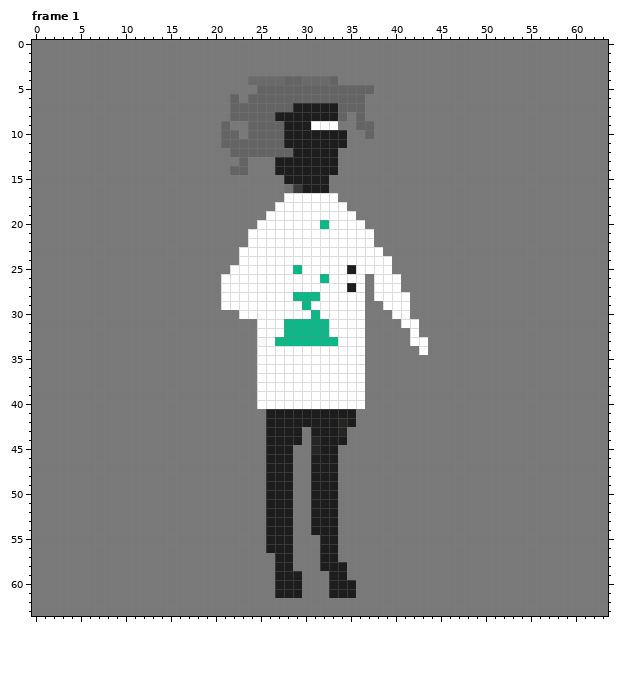
Two versions of one animated GIF sprite, Econarchy/graphics/enemies/ideas/madScientist.gif. Above is the file before it was changed.
The file is 64x64 pixels, 4 frames. Colours within 5 levels of each other are drawn and written as one. Shown: frame 1. The commit also changed other frames, which this record leaves out.
The result:
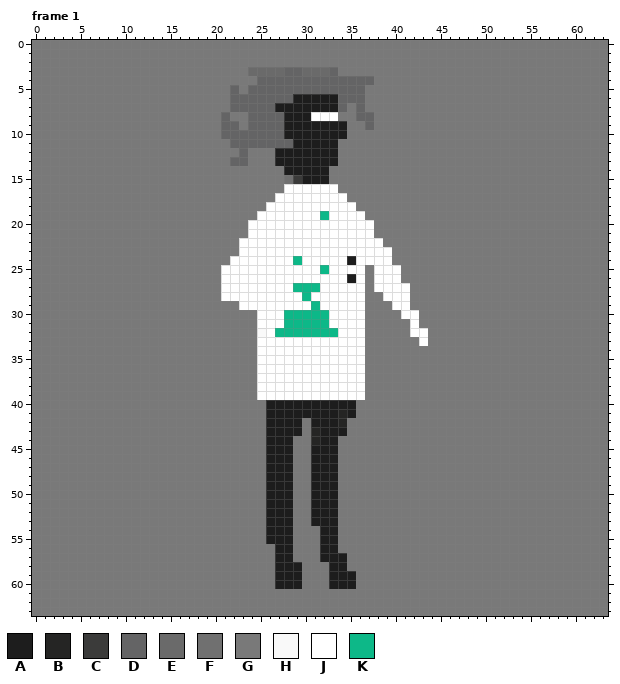
Palette (. is transparent): A #1d1d1d  B #252524  C #3b3b3a  D #646465  E #6a6a6a  F #707070  G #797979  H #f9f9f9  J #ffffff  K #0db888
The author wrote: All he wants to do is make you BOUNCE
Diff:
Frame 1:
The author changed colour B to colour A in row 43 at x 34; in row 45 at x 31.
The author changed colour D to colour A in row 6 at x 29 to 33; in row 7 at x 27 to 28; in row 12 at x 27 to 28.
The author changed colour G to colour A in row 9 at x 34; in row 57 at x 34; in row 58 at x 29; in row 59 at x 35.
The author changed colour J to colour A in row 9 at x 31 to 33; in row 24 at x 35; in row 26 at x 35; in row 40 at x 26 to 35.
The author changed colour A to colour B in row 41 at x 34; in row 43 at x 31.
The author changed colour A to colour C in row 15 at x 29.
The author changed colour A to colour D in row 8 at x 27; in row 11 at x 28.
The author changed colour E to colour D in row 4 at x 25 to 27 and 30 to 32.
The author changed colour G to colour D in row 3 at x 28 to 29 and 33; in row 4 at x 34 to 37; in row 5 at x 22 and 24; in row 6 at x 23; in row 8 at x 21 and 37; in row 9 at x 22.
The author changed colour G to colour D in row 10 at x 23; in row 13 at x 22.
The author changed colour G to colour E in row 3 at x 24 to 27 and 30 to 32.
The author changed colour A to colour F in row 15 at x 28.
The author changed colour A to colour G in row 11 at x 34; in row 14 at x 27 and 33; in row 42 at x 30 and 35; in row 44 at x 29 and 34; in row 54 at x 31; in row 56 at x 26.
The author changed colour A to colour G in row 58 at x 32; in row 61 at x 27 to 29 and 33 to 35.
The author changed colour D to colour G in row 5 at x 37; in row 7 at x 35; in row 8 at x 22 to 23 and 34; in row 9 at x 36; in row 10 at x 37; in row 11 at x 21.
The author changed colour D to colour G in row 12 at x 22 and 24 to 26; in row 14 at x 22 to 23.
The author changed colour E to colour G in row 4 at x 24.
The author changed colour J to colour G in row 25 at x 37; in row 28 at x 38; in row 29 at x 21 to 22 and 39; in row 30 at x 23 to 24 and 40; in row 31 at x 41; in row 33 at x 42.
The author changed colour J to colour G in row 34 at x 43; in row 40 at x 25 and 36.
The author changed colour J to colour H in row 32 at x 25.
The author changed colour A to colour J in row 8 at x 31 to 33; in row 16 at x 30 to 32; in row 25 at x 35; in row 27 at x 35.
The author changed colour C to colour J in row 16 at x 29.
The author changed colour F to colour J in row 16 at x 28.
The author changed colour G to colour J in row 16 at x 33; in row 17 at x 27 and 34; in row 18 at x 26 and 35; in row 19 at x 25 and 36; in row 20 at x 24 and 37; in row 22 at x 23 and 38.
The author changed colour G to colour J in row 23 at x 39; in row 24 at x 22; in row 25 at x 21 and 40; in row 27 at x 41; in row 30 at x 42; in row 32 at x 43.
The author changed colour H to colour J in row 33 at x 25.
The author changed colour K to colour J in row 20 at x 32; in row 25 at x 29; in row 26 at x 32; in row 28 at x 29 and 31; in row 29 at x 30; in row 33 at x 27 to 33.
The author changed colour J to colour K in row 19 at x 32; in row 24 at x 29; in row 25 at x 32; in row 27 at x 29 to 31; in row 29 at x 31; in row 30 at x 28 to 30 and 32.
The author changed colour J to colour K in row 32 at x 27 and 33.
Boxes around the changes in both pictures, in picture pixels (x1, y1, x2, y2):
changed: (221, 67, 428, 355)
changed: (257, 400, 365, 454)
changed: (266, 526, 356, 598)
